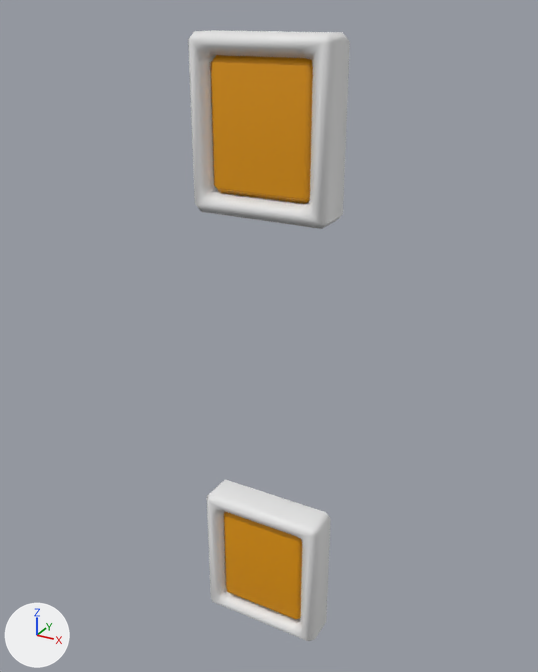
What one commit did to the FBX model Assets/PackageAsset/Honda 1/Clay/SM_Clay_Window_04.fbx.
Both versions are drawn from a camera (50 mm lens) standing at (0.718, -1.66, 2.619) and looking at (0.016, -0.384, 1.981). The lights are fixed; the arrows at lower left show +X, +Y and +Z. Where no turn or scale is listed for an object, it has been applied to the vertices.

The scene before the commit, as lines of its bpy script (objects in view):
```python
mat_mi_clay_01 = principled_material('MI_Clay_01')
mat_mi_clay_01.base_color = (0.8, 0.8, 0.8)  # white #e7e7e7
me_cube_090_piece_041_piece_004 = bpy.data.meshes.new('Cube.090_Piece.041_Piece.004')
me_cube_090_piece_041_piece_004.from_pydata(...)  # 192 vertices, 188 faces; spans x -0.118..0.175, y -0.462..-0.359, z 1.246..2.582
# faces by material slot: [136, 52]
me_cube_090_piece_041_piece_004.materials.append(mat_mi_clay_01)  # white #e7e7e7
me_cube_090_piece_041_piece_004.materials.append(mat_mi_lgiht_01)  # orange #e79a00
ob_sm_clay_window_04 = bpy.data.objects.new('SM_Clay_Window_04', me_cube_090_piece_041_piece_004)
ob_sm_clay_window_04.location = (0.0, 0.0, 0.0)
```
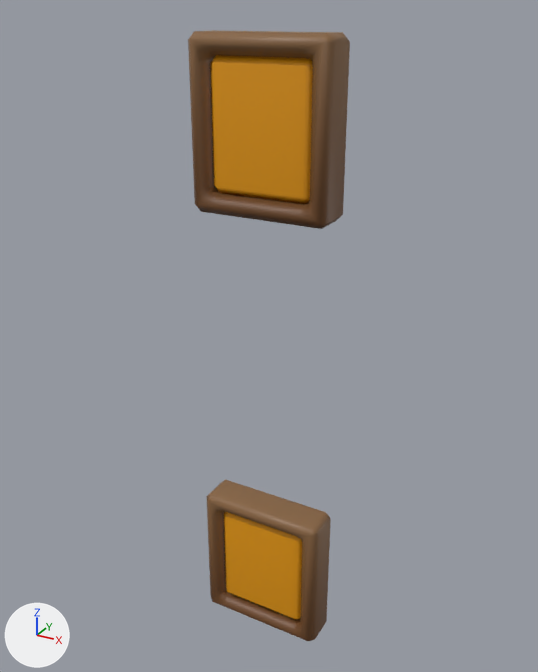
Pixel boxes (x1, y1, x2, y2) of what changed, in the pictures (538 x 672 px):
'SM_Clay_Window_04', surface changed (white to brown)
    both: (188, 30, 350, 641)

What changed in the scene script:
```text
Add img_t_all_01_png:
    img_t_all_01_png = load_image('T_All_01.png', '../T_All_01.png', 2048, 2048, 'sRGB')
Change mat_mi_clay_01:
    remove mat_mi_clay_01.base_color = (0.8, 0.8, 0.8)  # white #e7e7e7
    add mat_mi_clay_01.texture = img_t_all_01_png
```
